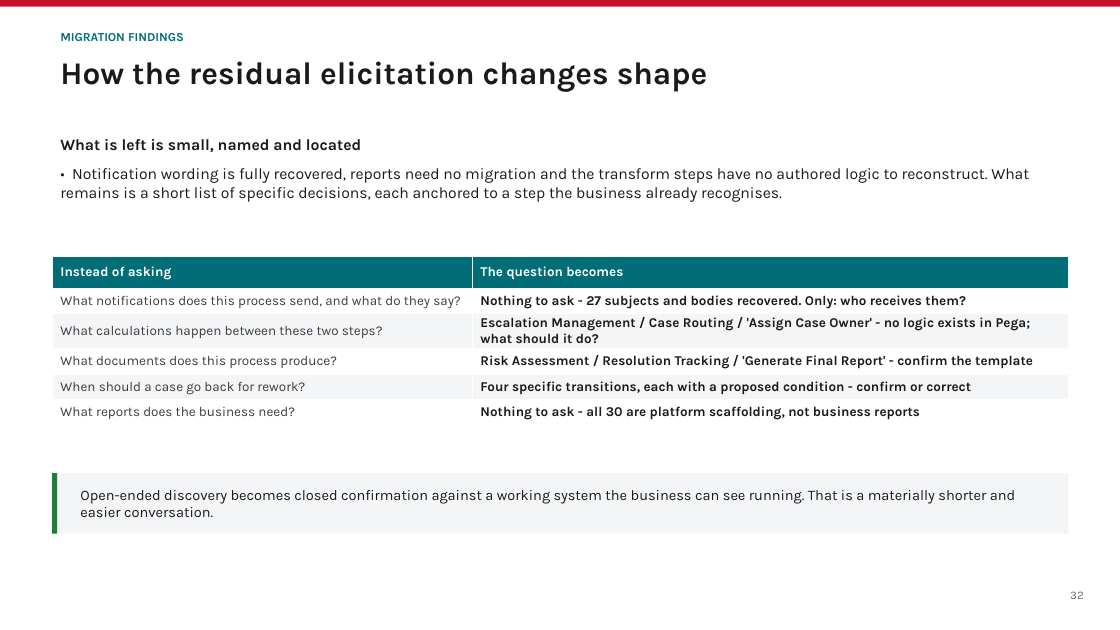
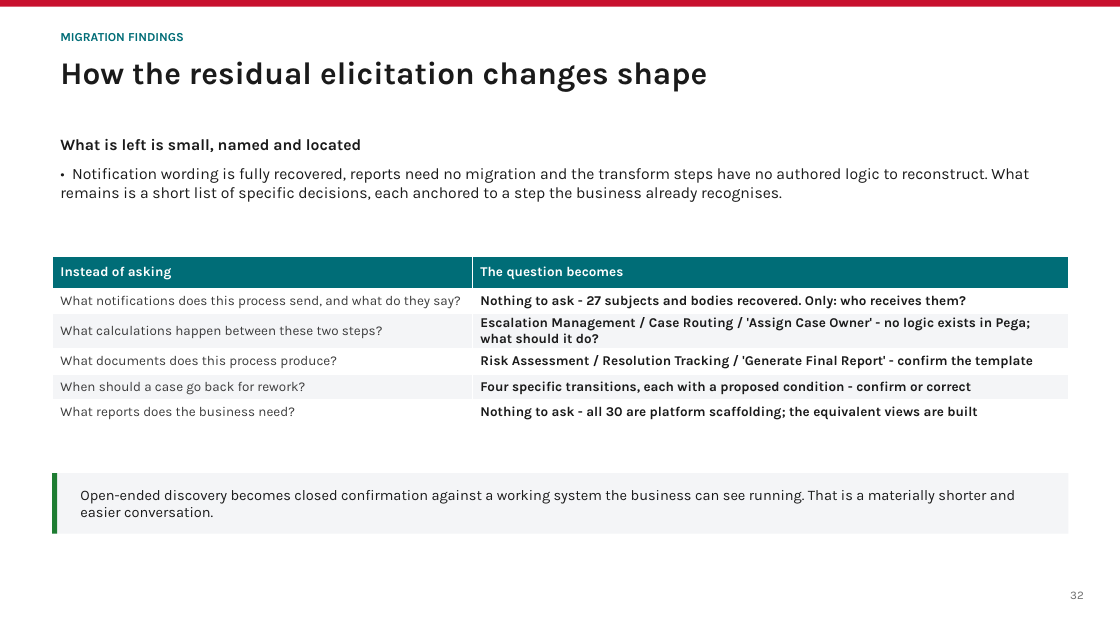
Before and after one commit to parclarke/LDD, a slide deck: slide 32 of lending-due-diligence-app/docs/Pega-to-PowerPlatform-Migration-PoC.pptx. Drawn at 1120x630 pixels with LibreOffice and Linux fonts; fonts in the diff are those of the drawing. Boxes give left, top, right and bottom in pixels: in the first picture for what was removed or moved away, otherwise in the second. Text is boxed around its words. In the diff, an @@ line names an element or a change of style, - is before the commit and + after.

```diff
--- a/lending-due-diligence-app/docs/Pega-to-PowerPlatform-Migration-PoC.pptx
+++ b/lending-due-diligence-app/docs/Pega-to-PowerPlatform-Migration-PoC.pptx
@@ table at [52, 256, 1069, 424] @@
-row 6, column 2: Nothing to ask - all 30 are platform scaffolding, not business reports
+row 6, column 2: Nothing to ask - all 30 are platform scaffolding; the equivalent views are built
```
Also in this commit, not shown: 3 other slides changed, 1 other file.
